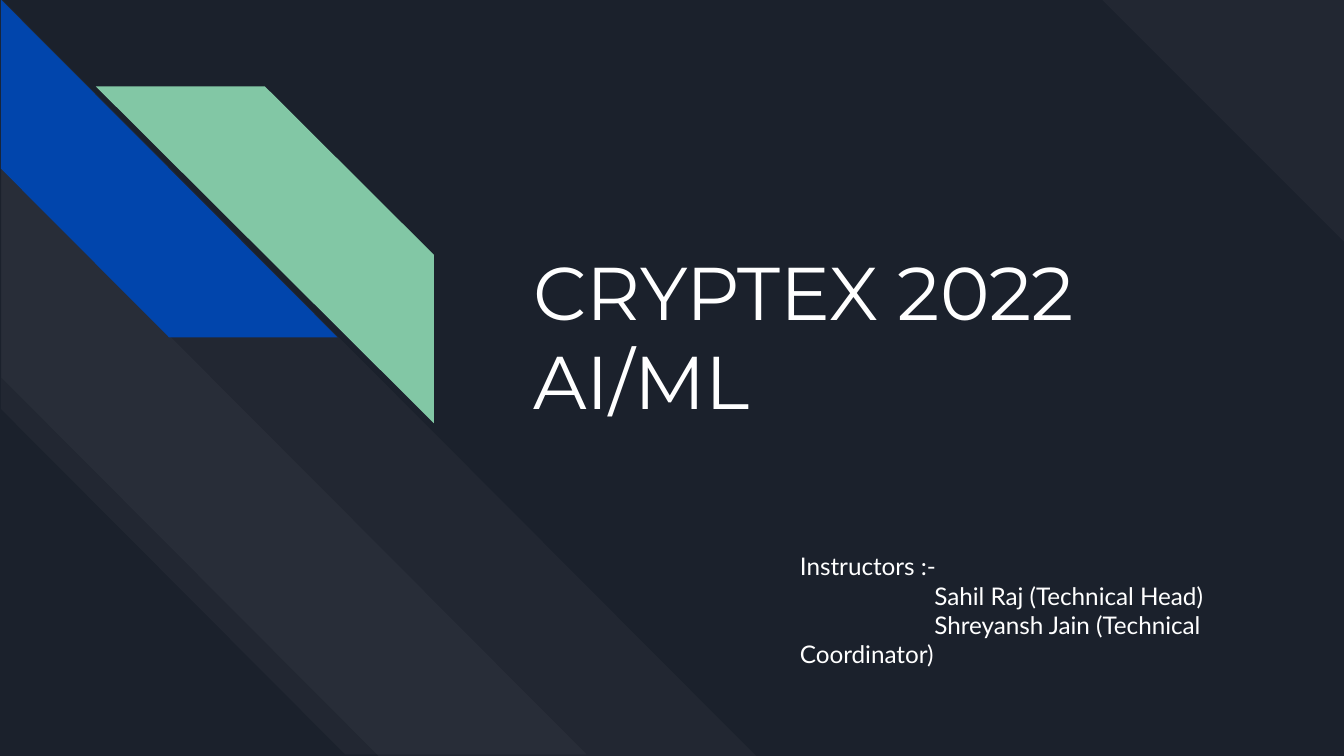
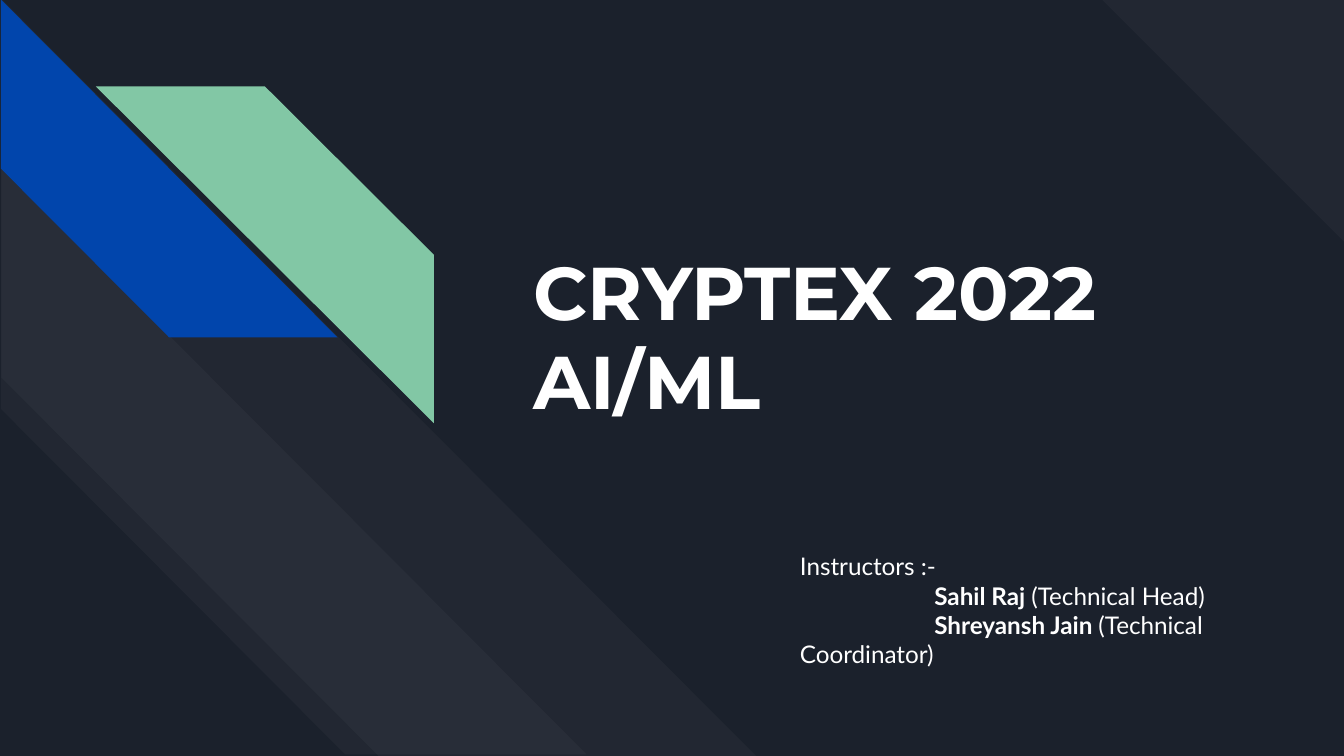
Before and after one commit to CSI-FCRIT-Computer/Cryptex-2k22, a slide deck: slide 1 of AI ML/day 2/Intro.pptx. Drawn at 1344x756 pixels with LibreOffice and Linux fonts; fonts in the diff are those of the drawing. Boxes give left, top, right and bottom in pixels: in the first picture for what was removed or moved away, otherwise in the second. Text is boxed around its words. In the diff, an @@ line names an element or a change of style, - is before the commit and + after.

```diff
--- a/AI ML/day 2/Intro.pptx
+++ b/AI ML/day 2/Intro.pptx
@@ title "CRYPTEX 2022 AI/ML" at <box>533,267,1096,417</box>: bold on @@
@@ subtitle at <box>800,586,1205,667</box>: bold on in "Sahil Raj", "Shreyansh Jain" @@
```
Also in this commit, not shown: 1 slide added, 4 other files.
